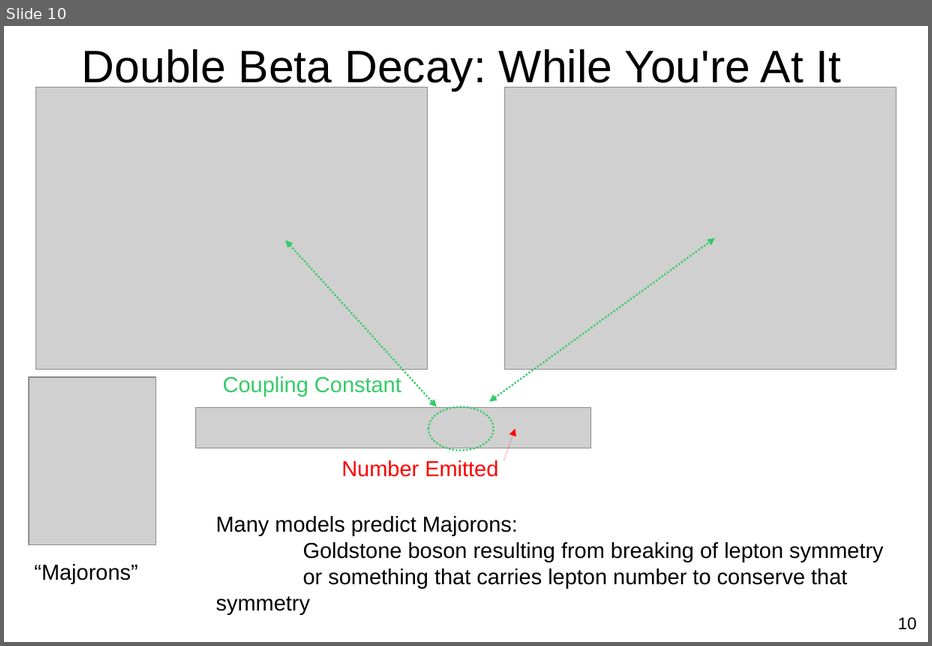
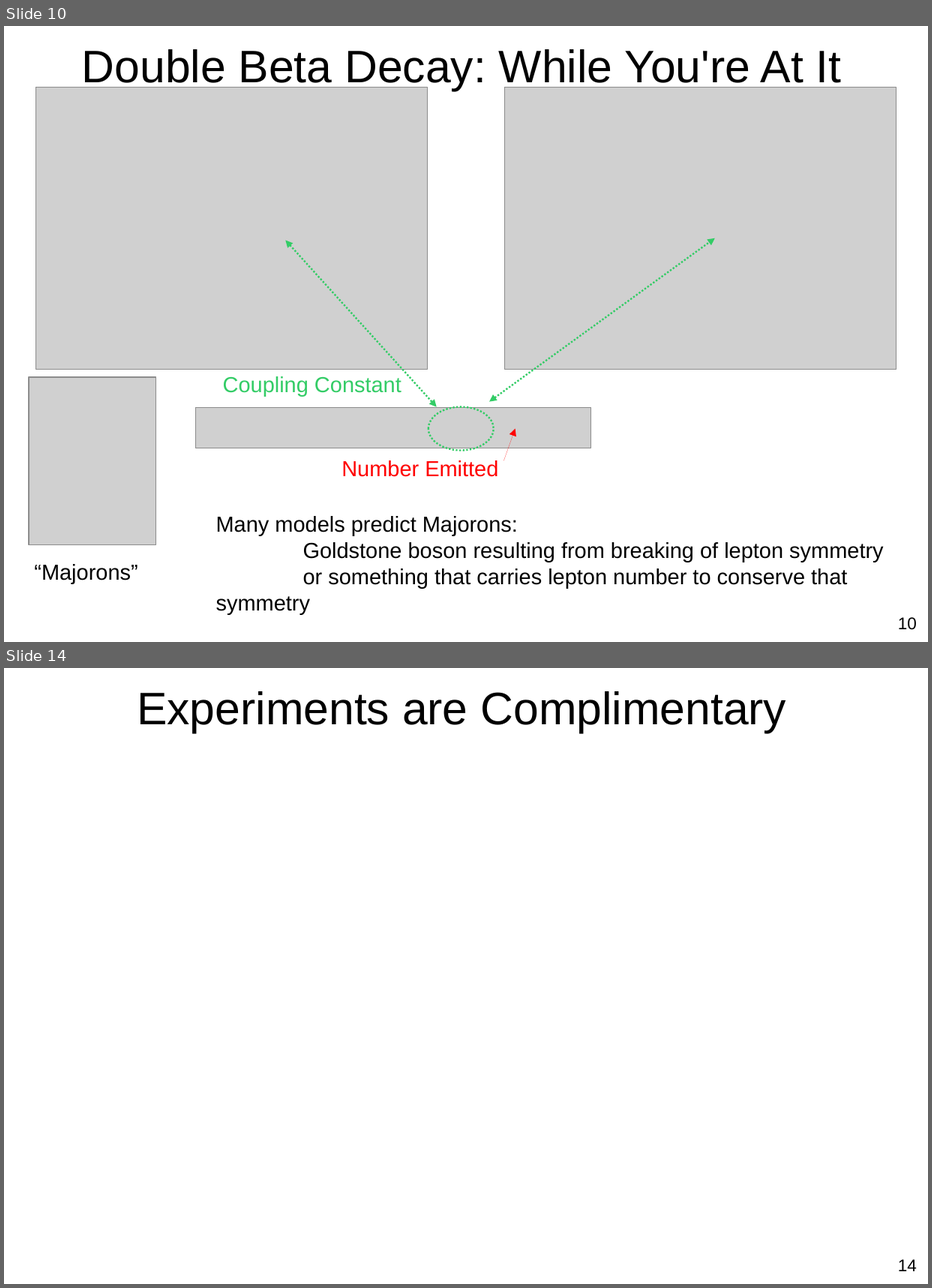
Before and after one commit to steveherrin/PhDThesis, a slide deck: Defense Presentation/Herrin-20130524-PhDDefense.odp. Shown one above the other, each under a label of ours: slide 10 before the commit, slides 10 and 14 after it; the slides between them are not shown. The pictures are 932x646 and 932x1288 pixels, drawn with LibreOffice and Linux fonts; fonts in the diff are those of the drawing; grey boxes stand for pictures. Boxes give left, top, right and bottom in pixels: in the first picture for what was removed or moved away, otherwise in the second. Text is boxed around its words. In the diff, an @@ line names an element or a change of style, - is before the commit and + after.

```diff
--- a/Defense Presentation/Herrin-20130524-PhDDefense.odp
+++ b/Defense Presentation/Herrin-20130524-PhDDefense.odp
@@ slide 14 added at [4, 668, 928, 1284], background #FFFFFF @@
@@ title added at [137, 691, 786, 732], 37.7 pt, text #000000 @@
+Experiments are Complimentary
@@ page number added at [898, 1259, 917, 1271], 14 pt, text #000000 @@
+14
```
Also in this commit, not shown: 3 other slides added.
